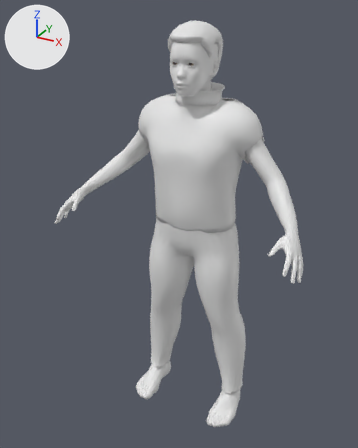
Renders of the glTF model corpos/corpo-adolescente-m-gordo.glb from each side of a commit.
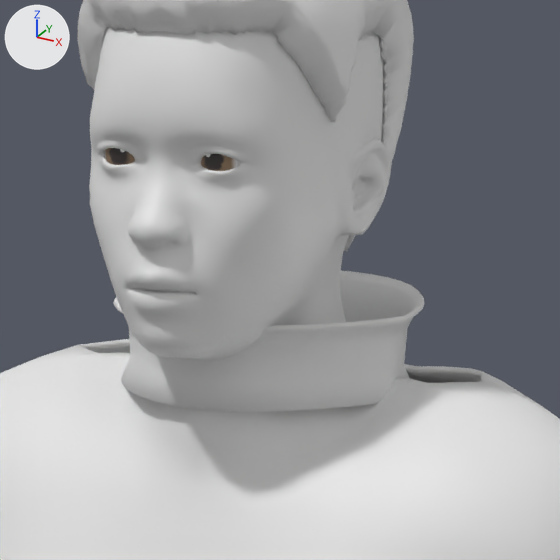
Each version is shown whole from a camera (50 mm lens) standing at (0.935, -1.754, 0.972) and looking at (-0.044, 0.025, 0.082), then close up on the part from 43% to 69% of the width and 8% to 29% of the height. The lights are fixed; the arrows at upper left show +X, +Y and +Z. The first two pictures are the older version.

The first close-up shows 'cabelo', 'camiseta', 'gola', 'olhos', 'pele'.
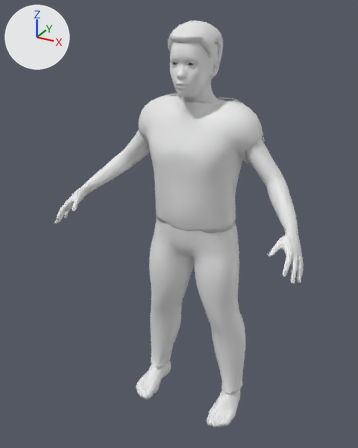
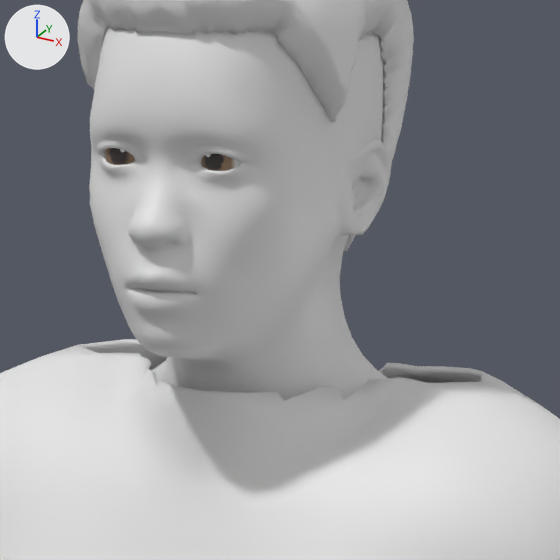
Changed parts and their boxes (x1, y1, x2, y2) in the close-ups (560 x 560 px):
```json
{"object": "gola", "change": "deleted", "before": [113, 270, 425, 411]}
```

Edits to the scene script, one JSON object a line:
```json
{"op": "remove", "block": "ob_gola", "code": ["ob_gola = bpy.data.objects.new('gola', me_gola_008)", "ob_gola.location = (0.0, 0.0, 0.0)"]}
```
